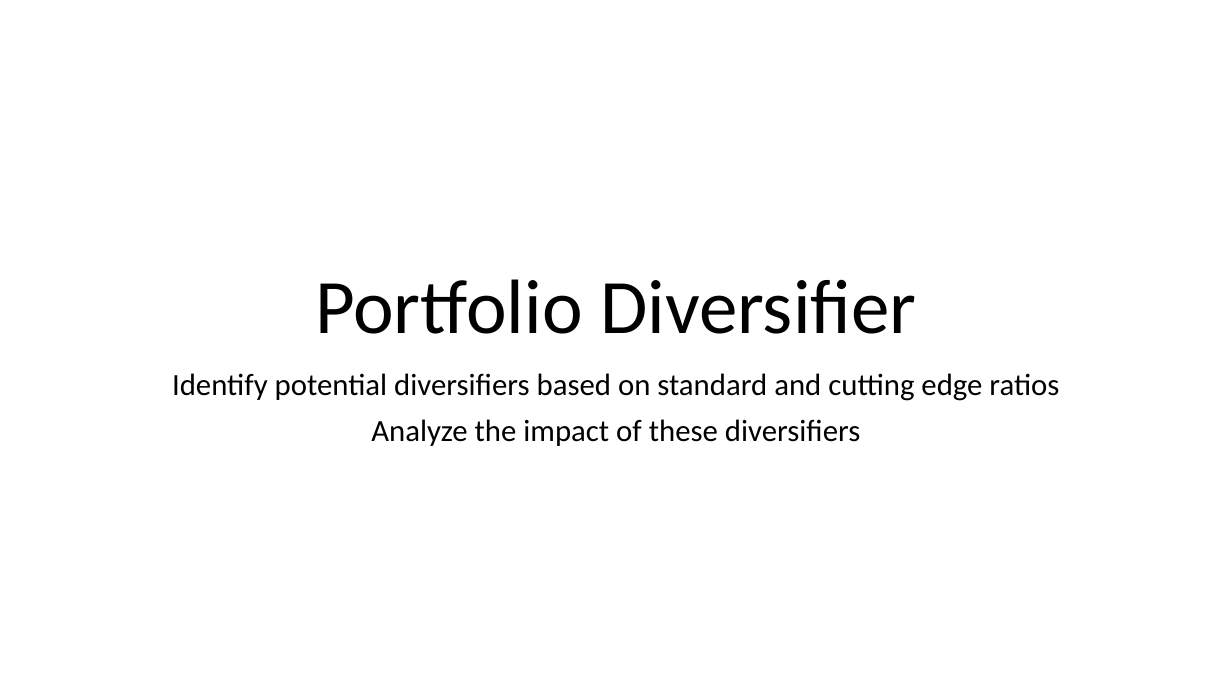
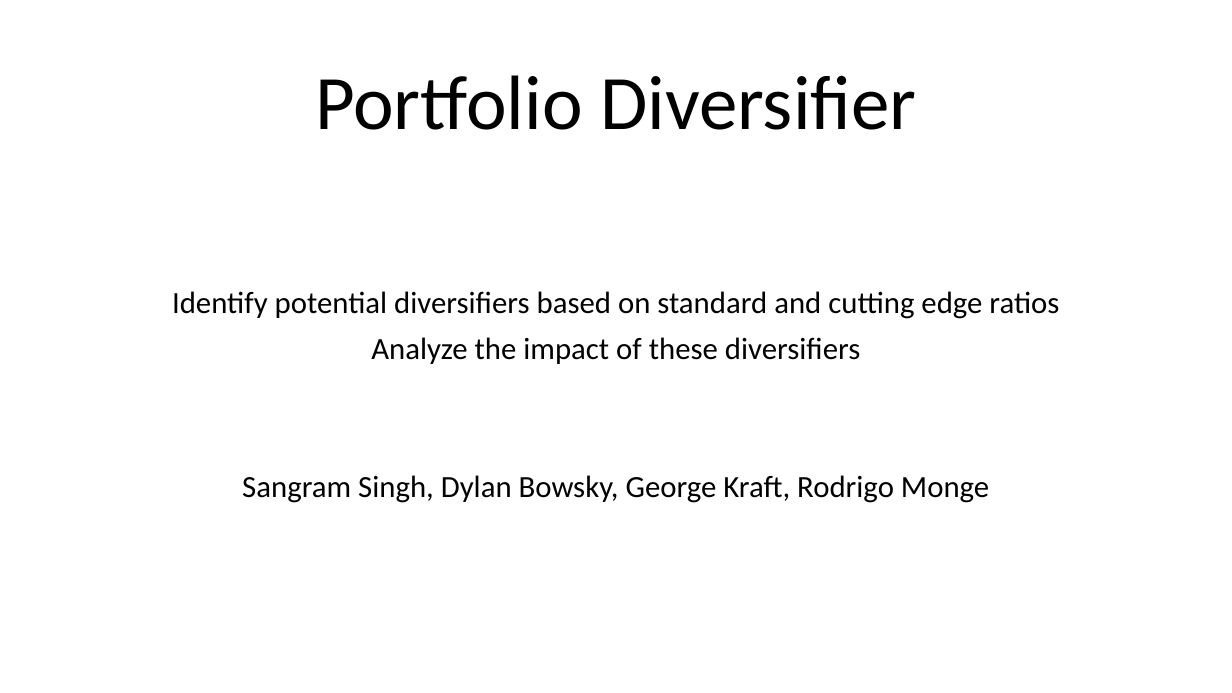
Before and after one commit to sangramsinghg/portfolio_diversifier, a slide deck: slide 1 of Portfolio Diversifier.pptx. Drawn at 1232x693 pixels with LibreOffice and Linux fonts; fonts in the diff are those of the drawing. Boxes give left, top, right and bottom in pixels: in the first picture for what was removed or moved away, otherwise in the second. Text is boxed around its words. In the diff, an @@ line names an element or a change of style, - is before the commit and + after.

```diff
--- a/Portfolio Diversifier.pptx
+++ b/Portfolio Diversifier.pptx
@@ title "Portfolio Diversifier": place and size @@
-title "Portfolio Diversifier" at box(315, 279, 916, 334)
+title "Portfolio Diversifier" at box(315, 75, 916, 130)
@@ subtitle "Identify potential diversifiers based on ...": place and size @@
-subtitle "Identify potential diversifiers based on ..." at box(172, 373, 1059, 446)
+subtitle "Identify potential diversifiers based on ..." at box(172, 291, 1059, 503)
@@ subtitle at box(242, 475, 989, 503): paragraph added @@
+Sangram Singh, Dylan Bowsky, George Kraft, Rodrigo Monge
```
Also in this commit, not shown: 1 other slide changed, 3 slides added.
